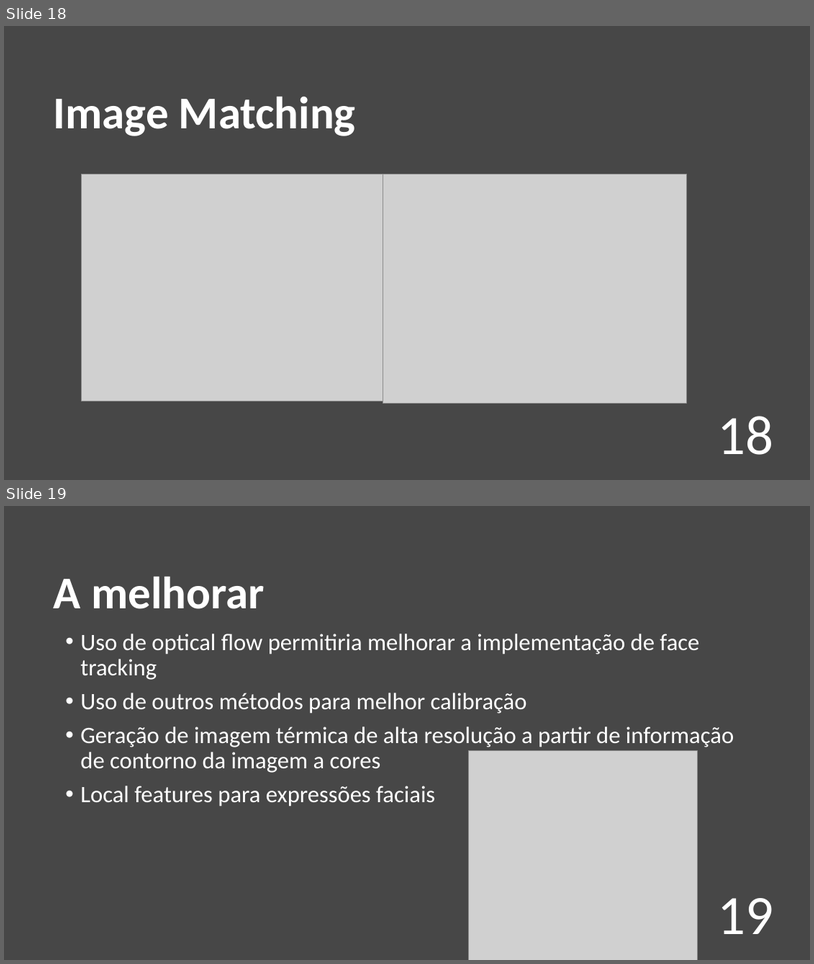
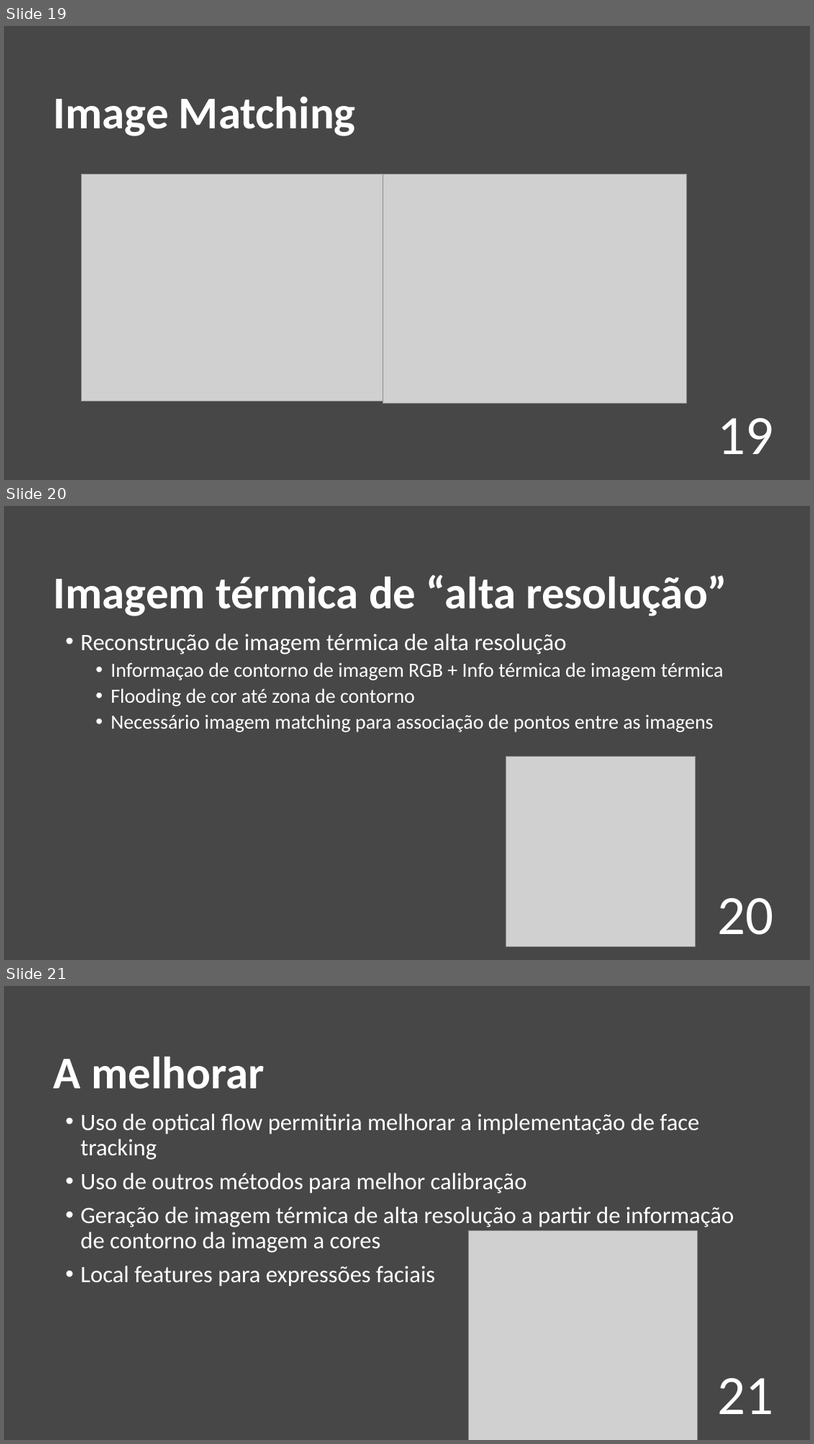
Before and after one commit to RRibeiro8/vc_projecto, a slide deck: docs/Presentation.pptx. Shown one above the other, each under a label of ours: slides 18 and 19 before the commit, slides 19, 20 and 21 after it. The pictures are 814x964 and 814x1444 pixels, drawn with LibreOffice and Linux fonts; fonts in the diff are those of the drawing; grey boxes stand for pictures. Boxes give left, top, right and bottom in pixels: in the first picture for what was removed or moved away, otherwise in the second. Text is boxed around its words. In the diff, an @@ line names an element or a change of style, - is before the commit and + after.

```diff
--- a/docs/Presentation.pptx
+++ b/docs/Presentation.pptx
@@ slide 20 added at (x1=4, y1=506, x2=810, y2=960), background #474747 @@
@@ text added at (x1=54, y1=574, x2=728, y2=616), 54 pt, text #FFFFFF, bold @@
+Imagem térmica de “alta resolução”
@@ text added at (x1=80, y1=633, x2=724, y2=732), 24 pt, text #FFFFFF @@
+• Reconstrução de imagem térmica de alta resolução
+  • Informaçao de contorno de imagem RGB + Info térmica de imagem térmica
+  • Flooding de cor até zona de contorno
+  • Necessário imagem matching para associação de pontos entre as imagens
@@ picture added at (x1=506, y1=757, x2=695, y2=946) @@
@@ page number added at (x1=718, y1=898, x2=774, y2=934), 66 pt, text #FFFFFF @@
+20
@@ what was slide 18 is now slide 19 @@
@@ page number at (x1=718, y1=418, x2=774, y2=454): text changed @@
-18
+19
@@ what was slide 19 is now slide 21 @@
@@ page number at (x1=718, y1=1378, x2=774, y2=1414): text changed @@
-19
+21
```
Also in this commit, not shown: 2 slides changed, 1 other slide added, 1 other file.
